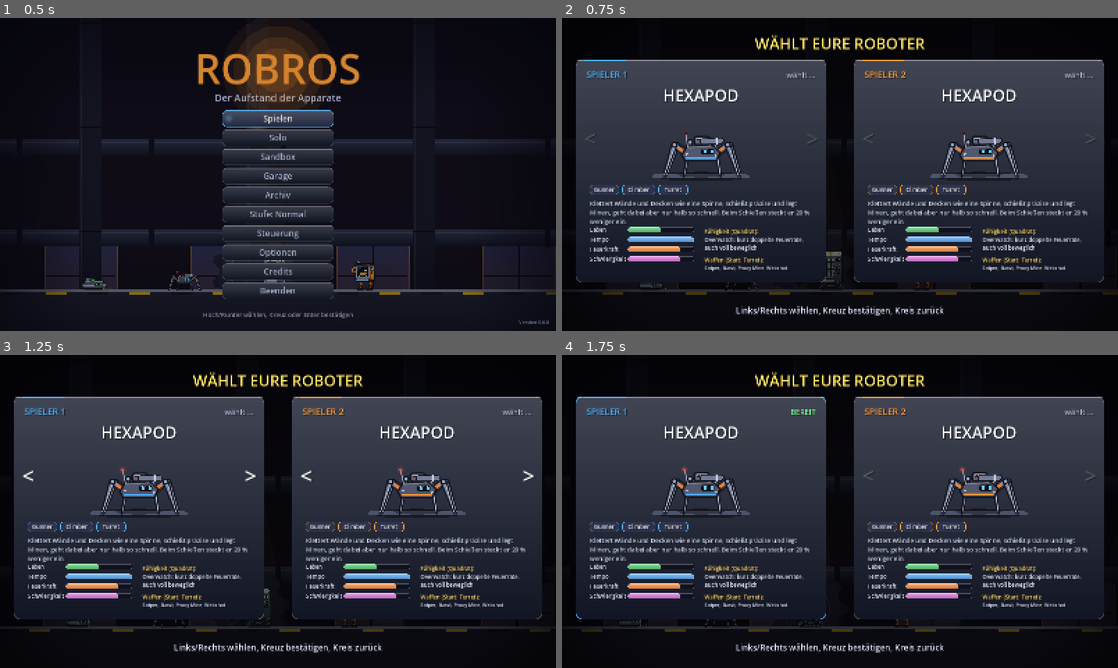
Above: before the commit, frames 1-4 (two rows, left to right).
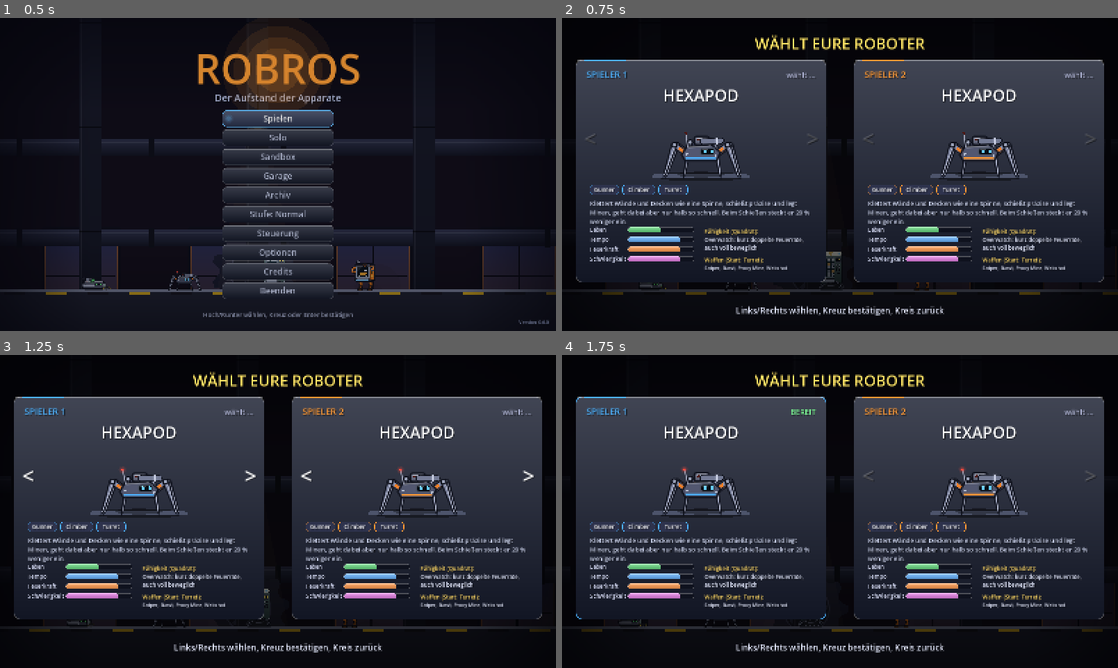
Above: after the commit, the same moments.

Repository: BearsinK/Ares
Game: Godot game, scene res://scenes/title.tscn
Same seed, same stepped clock (60 frames per second), same inputs: the game is played once before the commit and once after it.
Inputs (mouse positions are in pixels of both pictures, inside the frame that each line leads up to):
- Up to frame 1 (0.5 s): no input
- Up to frame 2 (0.75 s): tap Enter (p1_confirm) at 0.5 s; move the mouse to (962, 158) at 0.52 s; hold D (p1_right) from 0.53 s (still down); tap E (p1_ability) at 0.6 s; click (962, 158) at 0.67 s
- Up to frame 3 (1.25 s): keep holding D (p1_right); tap Space (p1_jump) at 0.77, 1.07 s
- Up to frame 4 (1.75 s): keep holding D (p1_right); move the mouse to (728, 527) at 1.27 s; tap Enter (p1_confirm) at 1.35 s; tap Space (p1_jump) at 1.52 s

Frame 1 is identical in both runs. In frame 2, less than 0.1% of the frame differs, in the area x 21-74%, y 69-72%; in frame 3, less than 0.1%; in frame 4, less than 0.1%.

Commit message:
Eine offene Karte (Werkhalle), Tempo minus 20 Prozent, Kamera weiter weg, Schussweg mit Endmarke
Co-Authored-By: Claude Sonnet 5.5 <noreply@anthropic.com>
Claude-Session: https://claude.ai/code/session_01LWfhWxkDekTWkUA5NKCt1X

Diff:
--- a/scripts/data/enemy_types.gd
+++ b/scripts/data/enemy_types.gd
@@ -6,38 +6,38 @@
 const DATA := {
 	"walker": {
 		"name": "Grunt", "color": Color(0.85, 0.3, 0.35), "radius": 14.0,
-		"hp": 30.0, "speed": 150.0, "movement": "ground", "jump": 640.0,
+		"hp": 30.0, "speed": 120.0, "movement": "ground", "jump": 640.0,
 		"attack": "melee", "melee_shape": "cone", "reach": 46.0,
 		"windup": 0.5, "cooldown": 1.3, "damage": 10.0, "knockback": 1.0,
 		"xp": 1, "gold_chance": 0.4, "cost": 1.0, "from_time": 0.0,
 	},
 	"shooter": {
 		"name": "Gunner", "color": Color(0.7, 0.35, 0.85), "radius": 13.0,
-		"hp": 25.0, "speed": 80.0, "movement": "ground", "jump": 600.0,
+		"hp": 25.0, "speed": 64.0, "movement": "ground", "jump": 600.0,
 		"attack": "ranged", "keep_distance": 450.0, "range": 700.0,
 		"windup": 0.8, "lock_time": 0.25, "cooldown": 2.2, "damage": 8.0,
-		"projectile_speed": 360.0, "knockback": 1.0,
+		"projectile_speed": 288.0, "knockback": 1.0,
 		"xp": 2, "gold_chance": 0.5, "cost": 2.0, "from_time": 30.0,
 	},
 	"flyer": {
 		"name": "Buzzer", "color": Color(0.95, 0.65, 0.25), "radius": 11.0,
-		"hp": 18.0, "speed": 190.0, "movement": "fly",
+		"hp": 18.0, "speed": 152.0, "movement": "fly",
 		"attack": "ranged", "keep_distance": 320.0, "range": 650.0,
 		"windup": 0.7, "lock_time": 0.25, "cooldown": 2.6, "damage": 7.0,
-		"projectile_speed": 340.0, "knockback": 1.5,
+		"projectile_speed": 272.0, "knockback": 1.5,
 		"xp": 2, "gold_chance": 0.5, "cost": 2.0, "from_time": 70.0,
 	},
 	"charger": {
 		"name": "Ramtank", "color": Color(0.9, 0.5, 0.15), "radius": 18.0,
-		"hp": 70.0, "speed": 110.0, "movement": "ground", "jump": 520.0,
+		"hp": 70.0, "speed": 88.0, "movement": "ground", "jump": 520.0,
 		"attack": "charge", "keep_distance": 280.0, "range": 480.0,
 		"windup": 0.8, "lock_time": 0.2, "cooldown": 2.6, "damage": 18.0,
-		"charge_speed": 820.0, "charge_time": 0.5, "knockback": 0.5, "champion_hp": 1000.0,
+		"charge_speed": 656.0, "charge_time": 0.5, "knockback": 0.5, "champion_hp": 1000.0,
 		"xp": 3, "gold_chance": 0.7, "cost": 3.0, "from_time": 110.0,
 	},
 	"mortar": {
 		"name": "Mortar", "color": Color(0.3, 0.7, 0.6), "radius": 16.0,
-		"hp": 45.0, "speed": 60.0, "movement": "ground", "jump": 450.0,
+		"hp": 45.0, "speed": 48.0, "movement": "ground", "jump": 450.0,
 		"attack": "strike", "keep_distance": 650.0, "range": 1000.0,
 		"windup": 0.6, "lock_time": 0.0, "cooldown": 3.8, "damage": 20.0,
 		"strike_radius": 95.0, "strike_delay": 1.2, "knockback": 0.8, "champion_hp": 800.0,
@@ -45,7 +45,7 @@
 	},
 	"brute": {
 		"name": "Brute", "color": Color(0.55, 0.2, 0.25), "radius": 26.0,
-		"hp": 240.0, "speed": 65.0, "movement": "ground", "jump": 540.0,
+		"hp": 240.0, "speed": 52.0, "movement": "ground", "jump": 540.0,
 		"attack": "melee", "melee_shape": "circle", "reach": 105.0,
 		"windup": 0.9, "cooldown": 2.6, "damage": 25.0, "knockback": 0.2, "champion_hp": 1200.0,
 		"xp": 6, "gold_chance": 1.0, "cost": 6.0, "from_time": 150.0,
@@ -53,7 +53,7 @@
 	# Sprengi: rennt los und sprengt sich nach kurzer Warnung selbst. Ohne Beute, wenn er sich sprengt: abschiessen, bevor er da ist.
 	"bomber": {
 		"name": "Sprengi", "color": Color(0.95, 0.55, 0.15), "radius": 12.0,
-		"hp": 22.0, "speed": 215.0, "movement": "ground", "jump": 640.0,
+		"hp": 22.0, "speed": 172.0, "movement": "ground", "jump": 640.0,
 		"attack": "melee", "melee_shape": "circle", "reach": 80.0, "suicide": true,
 		"windup": 0.55, "cooldown": 1.0, "damage": 22.0, "knockback": 1.0,
 		"xp": 2, "gold_chance": 0.6, "cost": 2.0, "from_time": 90.0,
@@ -61,7 +61,7 @@
 	# Medic: haelt Abstand und heilt verwundete Gegner in der Naehe. Zuerst ausschalten.
 	"medic": {
 		"name": "Medic", "color": Color(0.4, 0.85, 0.55), "radius": 14.0,
-		"hp": 40.0, "speed": 85.0, "movement": "ground", "jump": 560.0,
+		"hp": 40.0, "speed": 68.0, "movement": "ground", "jump": 560.0,
 		"attack": "heal", "keep_distance": 560.0, "range": 340.0, "heal_amount": 0.3, "heal_targets": 5,
 		"windup": 0.9, "cooldown": 4.5, "damage": 0.0, "knockback": 1.0,
 		"xp": 4, "gold_chance": 0.9, "cost": 4.0, "from_time": 170.0,
@@ -70,7 +70,7 @@
 	# oder im Zangengriff mit dem Partner ist er verwundbar (Gegner kollidieren nicht mit Spielern: durchdashen geht).
 	"aegis": {
 		"name": "Aegis", "color": Color(0.3, 0.6, 0.9), "radius": 17.0,
-		"hp": 95.0, "speed": 68.0, "movement": "ground", "jump": 500.0,
+		"hp": 95.0, "speed": 54.4, "movement": "ground", "jump": 500.0,
 		"attack": "melee", "melee_shape": "cone", "reach": 62.0, "frontal_shield": true,
 		"windup": 0.75, "cooldown": 2.3, "damage": 16.0, "knockback": 0.3,
 		"xp": 4, "gold_chance": 0.8, "cost": 5.0, "from_time": 180.0,
@@ -79,7 +79,7 @@
 	# Zerstoert man es, stuerzen seine Buzzer mit ab. Die Buzzer geben keine Beute.
 	"nest": {
 		"name": "Nest", "color": Color(0.5, 0.75, 0.25), "radius": 20.0,
-		"hp": 150.0, "speed": 50.0, "movement": "ground", "jump": 400.0,
+		"hp": 150.0, "speed": 40.0, "movement": "ground", "jump": 400.0,
 		"attack": "spawn", "keep_distance": 600.0, "range": 1000.0, "spawn_kind": "flyer", "spawn_count": 2, "max_minions": 6,
 		"windup": 1.0, "cooldown": 6.5, "damage": 0.0, "knockback": 0.2,
 		"xp": 5, "gold_chance": 0.9, "cost": 6.0, "from_time": 240.0,
--- a/scripts/data/robot_classes.gd
+++ b/scripts/data/robot_classes.gd
@@ -12,9 +12,9 @@
 		"radius": 32.0,
 		"size": Vector2(68, 26),
 		"muzzle": Vector2(-25, -14),
-		"speed": 300.0,
-		"accel": 2600.0,
-		"air_accel": 1800.0,
+		"speed": 240.0,
+		"accel": 2080.0,
+		"air_accel": 1440.0,
 		"jump_speed": 900.0,
 		"max_hp": 100.0,
 		"dash_charges": 2,
@@ -33,9 +33,9 @@
 		"radius": 28.0,
 		"size": Vector2(56, 46),
 		"muzzle": Vector2(2, -18),
-		"speed": 390.0,
-		"accel": 3000.0,
-		"air_accel": 2000.0,
+		"speed": 312.0,
+		"accel": 2400.0,
+		"air_accel": 1600.0,
 		"jump_speed": 900.0,
 		"max_hp": 80.0,
 		"dash_charges": 2,
@@ -56,9 +56,9 @@
 		"radius": 34.0,
 		"size": Vector2(68, 108),
 		"muzzle": Vector2(-8, 30),
-		"speed": 220.0,
-		"accel": 1400.0,
-		"air_accel": 1000.0,
+		"speed": 176.0,
+		"accel": 1120.0,
+		"air_accel": 800.0,
 		"jump_speed": 800.0,
 		"max_hp": 160.0,
 		"heavy": true,
@@ -78,9 +78,9 @@
 		"radius": 29.0,
 		"size": Vector2(58, 74),
 		"muzzle": Vector2(0, -33),
-		"speed": 300.0,
-		"accel": 2400.0,
-		"air_accel": 1700.0,
+		"speed": 240.0,
+		"accel": 1920.0,
+		"air_accel": 1360.0,
 		"jump_speed": 900.0,
 		"max_hp": 90.0,
 		"tips_over": true,
--- a/scripts/data/stages.gd
+++ b/scripts/data/stages.gd
@@ -21,10 +21,11 @@
 const SIZE := Vector2(6400.0, 2200.0)
 ## Massstab der gebauten Karten: weniger leerer Raum, Gegner sind schneller bei den Spielern.
 const STAGE_SCALE := 0.55
-const IDS: Array[String] = ["basin", "caverns", "zigzag"]
-const NAMES := {"basin": "Rostbecken", "caverns": "Kavernen", "zigzag": "Zickzack", "classic": "Halle"}
+const IDS: Array[String] = ["arena"]
+const NAMES := {"arena": "Werkhalle", "basin": "Rostbecken", "caverns": "Kavernen", "zigzag": "Zickzack", "classic": "Halle"}
 ## Charakter jeder Karte: Kurztext fuers Banner, Tonhoehe der Musik (mood) und Gewichte, mit denen der Director Gegnertypen bevorzugt.
 const INFO := {
+	"arena": {"text": "Offene Halle, Plattformen auf drei Ebenen", "mood": 1.0, "bias": {}},
 	"basin": {"text": "Weite Hallen, viele Bodengegner", "mood": 1.0, "bias": {"walker": 1.4, "charger": 1.6, "brute": 1.2, "bomber": 1.2, "aegis": 1.4}},
 	"caverns": {"text": "Enge Gänge, viele Flieger und Sprengis", "mood": 0.94, "bias": {"flyer": 1.9, "bomber": 1.5, "shooter": 0.8, "nest": 1.4}},
 	"zigzag": {"text": "Lange Rampen, Schützen und Mörser", "mood": 1.07, "bias": {"shooter": 1.7, "mortar": 1.7, "medic": 1.4, "walker": 0.8, "aegis": 1.2}},
@@ -38,6 +39,8 @@
 static func build(id: String, mirrored := false) -> Dictionary:
 	var layout := _empty(id)
 	match id:
+		"arena":
+			_arena(layout)
 		"basin":
 			_basin(layout)
 		"caverns":
@@ -45,7 +48,7 @@
 		"zigzag":
 			_zigzag(layout)
 		_:
-			_basin(layout)
+			_arena(layout)
 	_scale(layout, STAGE_SCALE)
 	_add_ground_points(layout)
 	if mirrored:
@@ -104,6 +107,42 @@
 	_solid(l, -200.0, -400.0, 200.0, size.y + 800.0)
 	_solid(l, size.x, -400.0, 200.0, size.y + 800.0)
 	_solid(l, -200.0, -400.0, size.x + 400.0, 400.0)
+
+
+# ---------------------------------------------------------------- Werkhalle
+
+## Eine offene Halle: durchgehender Boden mit zwei sanften Huegeln (nur Wellen, keine Wand), Stege auf drei Ebenen
+## (je 140 Pixel hoeher) und oben ein langer Steg mit Seilen. Alles ist zu Fuss, per Sprung oder Seil erreichbar,
+## nichts trennt die Halle in Abschnitte.
+static func _arena(l: Dictionary) -> void:
+	_frame(l)
+	_solid(l, 0.0, 1900.0, 6400.0, 300.0)
+	# Sanfte Huegel (120 hoch, 400 lang pro Flanke).
+	_ramp(l, 1900.0, 1900.0, 2300.0, 1780.0, 1900.0)
+	_solid(l, 2300.0, 1780.0, 400.0, 120.0)
+	_ramp(l, 2700.0, 1780.0, 3100.0, 1900.0, 1900.0)
+	_ramp(l, 3300.0, 1900.0, 3700.0, 1780.0, 1900.0)
+	_solid(l, 3700.0, 1780.0, 400.0, 120.0)
+	_ramp(l, 4100.0, 1780.0, 4500.0, 1900.0, 1900.0)
+	# Ebene 1 (y 1760): nicht ueber den Huegeln.
+	for x in [300.0, 1000.0, 3000.0 - 160.0, 5000.0, 5800.0]:
+		_platform(l, x, 1760.0, 320.0)
+	# Ebene 2 (y 1620).
+	for x in [650.0, 1500.0, 3040.0, 4700.0, 5450.0]:
+		_platform(l, x, 1620.0, 340.0)
+	# Ebene 3 (y 1480).
+	for x in [1000.0, 2350.0, 3750.0, 5100.0]:
+		_platform(l, x, 1480.0, 380.0)
+	# Oben ein langer Steg, erreichbar ueber zwei Seile.
+	_platform(l, 1700.0, 1260.0, 3000.0)
+	_rope(l, 1800.0, 1260.0, 1900.0)
+	_rope(l, 3200.0, 1260.0, 1900.0)
+	_rope(l, 4600.0, 1260.0, 1900.0)
+	l.starts.append(Vector2(3100.0, 1900.0))
+	l.starts.append(Vector2(3220.0, 1900.0))
+	l.air.append(Rect2(300.0, 400.0, 5800.0, 1000.0))
+	l.steam.append(Vector2(1500.0, 1900.0))
+	l.steam.append(Vector2(4900.0, 1900.0))
 
 
 # ---------------------------------------------------------------- Rostbecken
--- a/scripts/game/boss.gd
+++ b/scripts/game/boss.gd
@@ -20,7 +20,7 @@
 const ARMOR := 0.25
 const START_DELAY := 3.5
 const TRANSITION_TIME := 2.2
-const BELT_SPEEDS := [100.0, 130.0, 160.0]
+const BELT_SPEEDS := [80.0, 105.0, 130.0]
 const VENT_TIMES := [7.0, 6.0, 5.0]
 const GAPS := [1.4, 1.0, 0.7]
 const MUZZLE := Vector2(-250.0, -333.0)
--- a/scripts/game/coop_camera.gd
+++ b/scripts/game/coop_camera.gd
@@ -6,7 +6,7 @@
 
 @export var margin := Vector2(360.0, 230.0)
 @export var min_zoom := 0.45
-@export var max_zoom := 1.3
+@export var max_zoom := 1.0
 
 var targets: Array[Node2D] = []
 ## Verschiebt den Bildmittelpunkt, z.B. nach rechts im Bosskampf.
--- a/scripts/game/enemy.gd
+++ b/scripts/game/enemy.gd
@@ -796,6 +796,14 @@
 	draw_rect(Rect2(c + Vector2(-1.2, 3.5), Vector2(2.4, 2.4)), Color(0.08, 0.04, 0.1))
 
 
+## Wie weit ein Schuss in Zielrichtung kommt: bis zur ersten Wand.
+func _shot_reach() -> float:
+	var maximum := float(data.projectile_speed) * 3.8
+	var query := PhysicsRayQueryParameters2D.create(global_position, global_position + _aim * maximum, 1)
+	var hit := get_world_2d().direct_space_state.intersect_ray(query)
+	return maximum if hit.is_empty() else global_position.distance_to(hit.position)
+
+
 func _draw_telegraph(r: float) -> void:
 	if _state != State.WINDUP:
 		return
@@ -822,12 +830,16 @@
 		draw_rect(Rect2(plus + Vector2(-3, -9), Vector2(6, 18)), Color(0.4, 1.0, 0.55))
 	elif data.attack == "ranged":
 		# Schusslinie in der Farbe der Geschosse: wird kraeftiger, kurz vor dem Schuss weiss (Ziel verriegelt).
-		var length := minf(float(data.range), 900.0)
+		var length := minf(float(data.projectile_speed) * 3.8, _shot_reach())
 		var locked := _state_time <= float(data.get("lock_time", 0.0))
 		var alpha := 0.3 + 0.6 * progress
 		var line_color := Color(1.0, 0.18, 0.5, alpha) if not locked else Color(1.0, 0.85, 0.9, 1.0)
 		draw_line(_aim * r, _aim * length, Color(0.05, 0.02, 0.08, 0.45 * alpha), 5.0 + 3.0 * progress, true)
 		draw_line(_aim * r, _aim * length, line_color, 2.0 + 3.0 * progress, true)
+		# Endpunkt: bis hierhin fliegt das Geschoss (Wand oder Reichweite).
+		draw_arc(_aim * length, 12.0, 0.0, TAU, 16, Color(line_color, alpha), 3.0, true)
+		draw_line(_aim * length + Vector2(-8, -8), _aim * length + Vector2(8, 8), Color(line_color, alpha), 3.0, true)
+		draw_line(_aim * length + Vector2(-8, 8), _aim * length + Vector2(8, -8), Color(line_color, alpha), 3.0, true)
 		# Laufende Pfeilspitzen zeigen die Flugrichtung.
 		var offset := fposmod(_time * 260.0, 70.0)
 		var d := r + 14.0 + offset
--- a/scripts/game/main.gd
+++ b/scripts/game/main.gd
@@ -706,7 +706,7 @@
 	boss_arena = null
 	boss = null
 	camera.bias = Vector2.ZERO
-	camera.max_zoom = 1.3
+	camera.max_zoom = 1.0
 	_change_stage()
 
 
--- a/scripts/game/player.gd
+++ b/scripts/game/player.gd
@@ -20,7 +20,7 @@
 const COYOTE_TIME := 0.1
 const JUMP_BUFFER_TIME := 0.1
 const DASH_TIME := 0.16
-const DASH_SPEED := 1000.0
+const DASH_SPEED := 800.0
 const DASH_END_MOMENTUM := 1.35
 const DASH_IFRAMES := 0.22
 const AIM_MEMORY := 0.25
--- a/tests/regression_test.gd
+++ b/tests/regression_test.gd
@@ -166,7 +166,7 @@
 	p1.global_position = Vector2(2500.0, 1215.0)
 	p1.velocity = Vector2.ZERO
 	Input.action_press("p1_right")
-	await _frames(150)
+	await _frames(220)
 	Input.action_release("p1_right")
 	_check(p1.global_position.x > 2950.0, "Man kommt durch den Schacht auf die andere Seite (x=%.0f)" % p1.global_position.x)
 	p1.global_position = Vector2(2740.0, 1200.0)
--- a/tests/stage_test.gd
+++ b/tests/stage_test.gd
@@ -226,7 +226,7 @@
 	main.phase = main.Phase.SHOP
 	main._on_shop_closed()
 	await _frames(5)
-	_check(main.wave == 4 and main.stage_layout.id != old_id, "Nach Welle 3 wechselt die Karte (%s -> %s)" % [old_id, main.stage_layout.id])
+	_check(main.wave == 4 and (Stages.IDS.size() < 2 or main.stage_layout.id != old_id), "Nach Welle 3 wechselt die Karte (%s -> %s)" % [old_id, main.stage_layout.id])
 	var start_pos: Vector2 = main.stage_layout.starts[0]
 	_check(p1.global_position.distance_to(start_pos) < 200.0, "Spieler stehen am Start der neuen Karte (%d)" % p1.global_position.distance_to(start_pos))
 
--- a/tests/stagechange_test.gd
+++ b/tests/stagechange_test.gd
@@ -44,7 +44,7 @@
 			if p.global_position.y > 2210.0 or not p.is_on_floor():
 				bad += 1
 				print("   schlecht: Runde %d Karte %s P%d bei %s Boden %s" % [round, main.stage_layout.id, p.player_index, str(p.global_position), str(p.is_on_floor())])
-	_check(maps.size() == 3, "Alle drei Karten wurden gebaut (%s)" % str(maps.keys()))
+	_check(maps.size() == Stages.IDS.size(), "Alle Karten wurden gebaut (%s)" % str(maps.keys()))
 	_check(bad == 0, "Nach 48 Kartenwechseln stehen alle Spieler auf dem Boden (%d schlechte Faelle)" % bad)
 	_check(main._arena_root != null and main._arena_root.is_inside_tree(), "Die neue Welt steht im Baum")
 	print("Fertig, Fehler: ", failures)
Not shown, changed: docs/DESIGN.md
